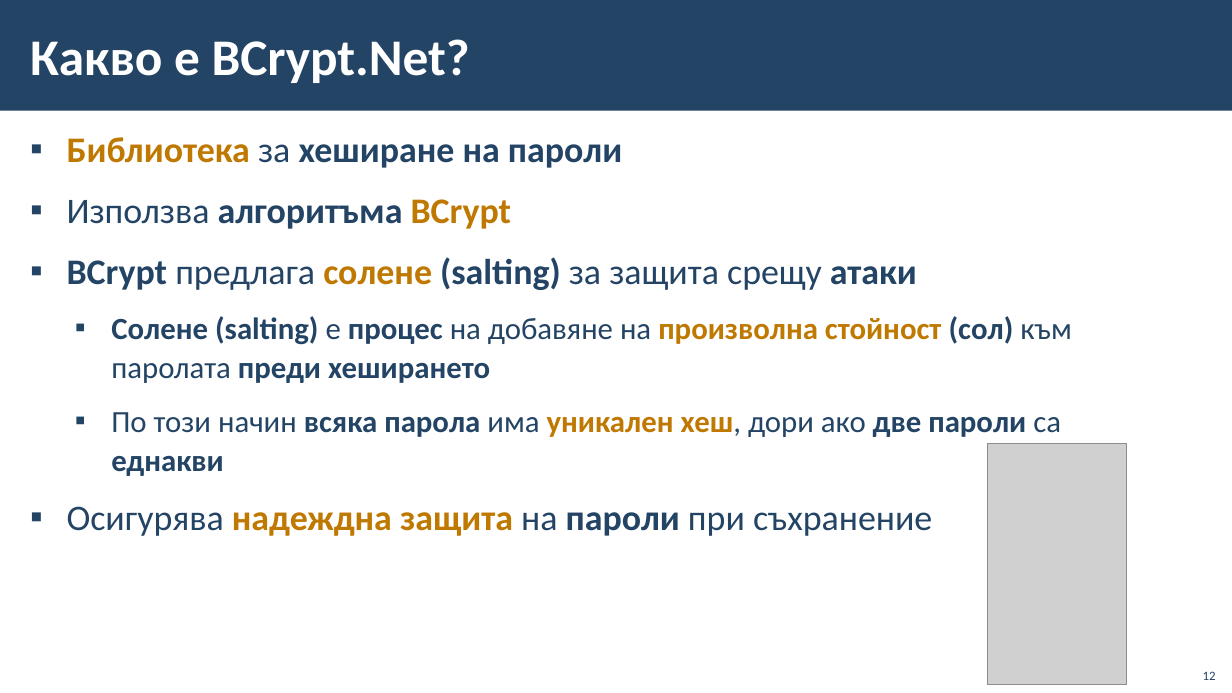
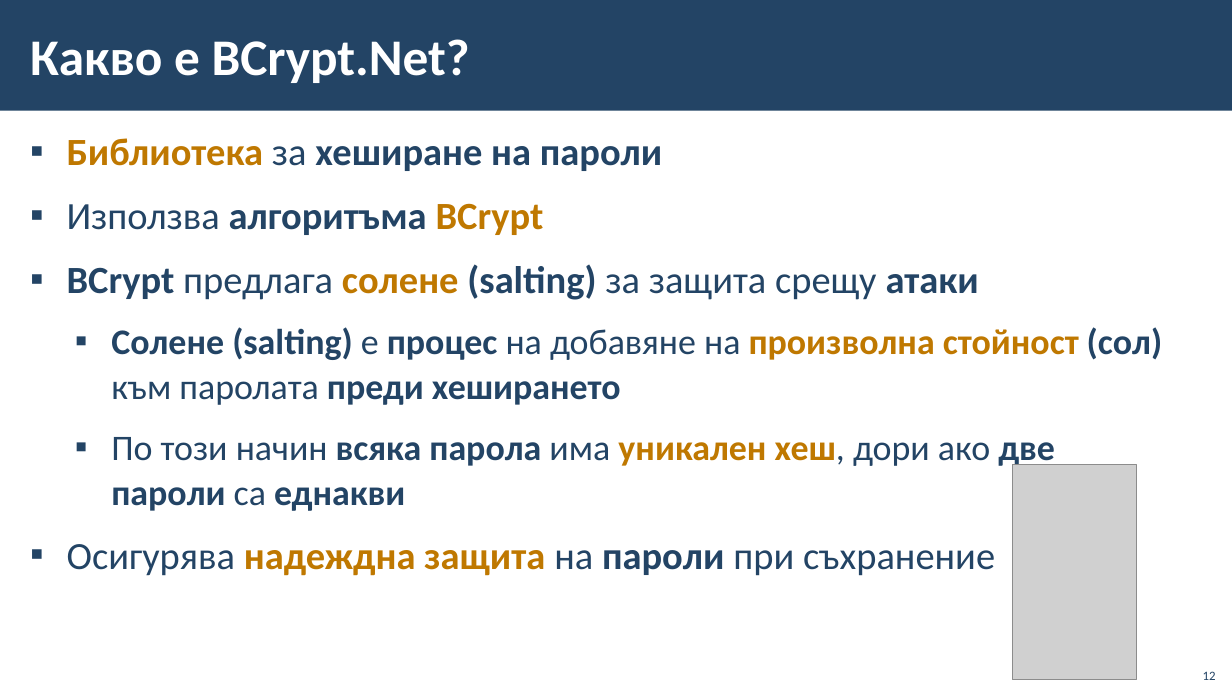
Before and after one commit to BG-IT-Edu/School-Programming, a slide deck: slide 12 of Courses/Software-Sciences/Module-4-Information-Systems-New/12-Implementation-of-Information-System/12-Implementation-of-Information-System-First-Part.pptx. Drawn at 1232x693 pixels with LibreOffice and Linux fonts; fonts in the diff are those of the drawing; grey boxes stand for pictures; background and template pictures are left out. Boxes give left, top, right and bottom in pixels: in the first picture for what was removed or moved away, otherwise in the second. Text is boxed around its words. In the diff, an @@ line names an element or a change of style, - is before the commit and + after.

```diff
--- a/Courses/Software-Sciences/Module-4-Information-Systems-New/12-Implementation-of-Information-System/12-Implementation-of-Information-System-First-Part.pptx
+++ b/Courses/Software-Sciences/Module-4-Information-Systems-New/12-Implementation-of-Information-System/12-Implementation-of-Information-System-First-Part.pptx
@@ text "Библиотека за хеширане на пароли" at box(67, 138, 1163, 576): size 28 to 30 pt in "Библиотека за хеширане на пароли", "Използва алгоритъма BCrypt", "BCrypt предлага солене (salting) за защита срещу ...", "Осигурява надеждна защита на пароли при съхранение"; size 24 to 28 pt in "Солене (salting) е процес на добавяне на ...", "По този начин всяка парола има уникален ..." @@
@@ picture: place and size @@
-picture at box(988, 443, 1127, 684)
+picture at box(1013, 465, 1137, 680)
```
Also in this commit, not shown: 12 other slides changed, 1 slide added.
